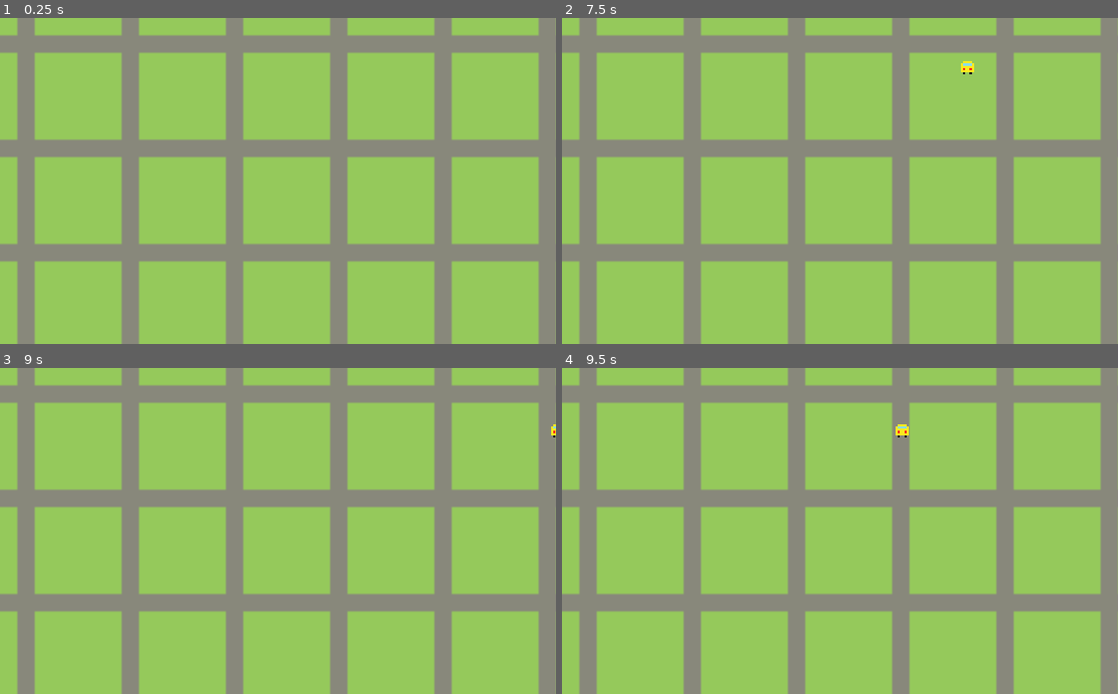
Above: before the commit, frames 1-4 (two rows, left to right).
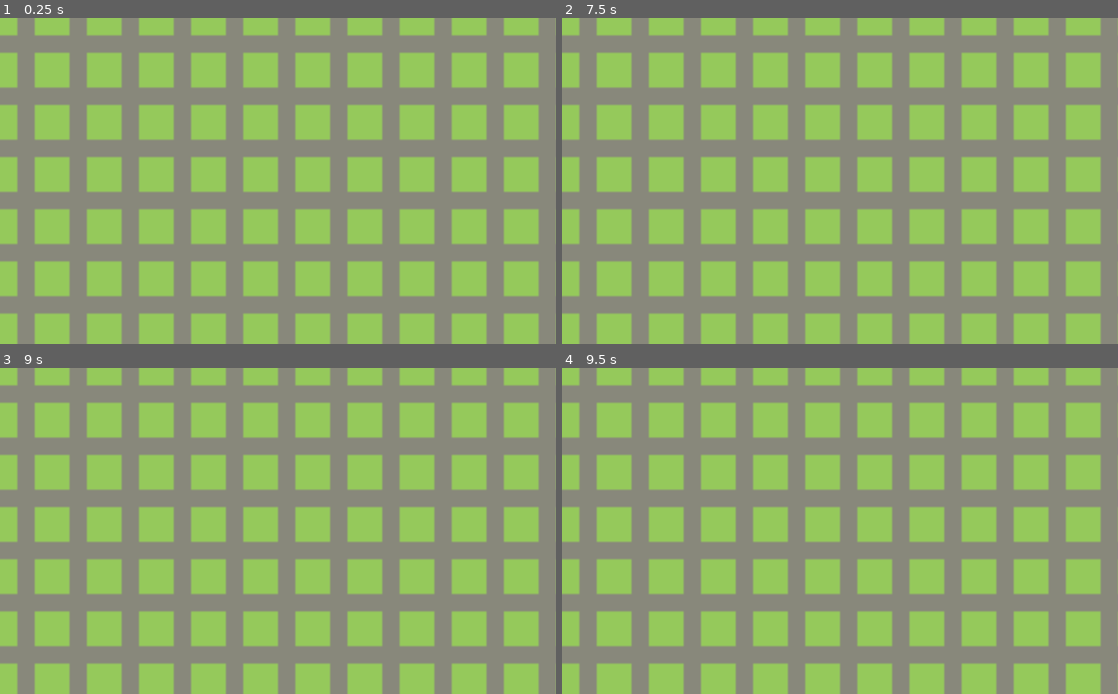
Above: after the commit, the same moments.

Repository: super-repair-bros/super-repair-bros
Game: Godot game, scene res://Scenes/level/level.tscn
Same seed, same stepped clock (60 frames per second), same inputs: the game is played once before the commit and once after it.
Inputs:
- Up to frame 1 (0.25 s): no input
- Up to frame 2 (7.5 s): tap Enter at 0.5, 2, 3.5 s; hold W (up) 0.53-2.03 s; tap Space at 1.25, 2.75, 4.25 s; hold A (left) 2.03-3.53 s; hold S (down) 3.53-4.28 s; hold D (right) 4.28-5.03 s; hold W (up) 5.03-5.78 s; hold D (right) from 5.78 s (still down)
- Up to frame 3 (9 s): release D (right) at 8.03 s; hold S (down) 8.03-8.78 s; hold A (left) from 8.78 s (still down)
- Up to frame 4 (9.5 s): keep holding A (left)

The runs differ from the first frame. In frame 1, 24% of the frame differs, in the area x 0-97%, y 0-100%; in frame 2, 24%; in frame 3, 24%; in frame 4, 24%.

Commit message:
add corrected tile size

Diff:
--- a/Scenes/level/level.tscn
+++ b/Scenes/level/level.tscn
@@ -4,24 +4,24 @@
 [ext_resource path="res://Scenes/level/tiles.gd" type="Script" id=2]
 [ext_resource path="res://Scenes/PlayerCar/PlayerCar.tscn" type="PackedScene" id=3]
 
-[sub_resource type="ConvexPolygonShape2D" id=1]
-points = PoolVector2Array( 16, 16, 0, 16, 0, 0, 16, 0 )
+[sub_resource type="ConvexPolygonShape2D" id=6]
+points = PoolVector2Array( 8, 8, 0, 8, 0, 0, 8, 0 )
 
-[sub_resource type="ConvexPolygonShape2D" id=2]
-points = PoolVector2Array( 48, 16, 32, 16, 32, 0, 48, 0 )
+[sub_resource type="ConvexPolygonShape2D" id=7]
+points = PoolVector2Array( 24, 8, 16, 8, 16, 0, 24, 0 )
 
-[sub_resource type="ConvexPolygonShape2D" id=3]
-points = PoolVector2Array( 48, 48, 32, 48, 32, 32, 48, 32 )
+[sub_resource type="ConvexPolygonShape2D" id=8]
+points = PoolVector2Array( 8, 24, 0, 24, 0, 16, 8, 16 )
 
-[sub_resource type="ConvexPolygonShape2D" id=4]
-points = PoolVector2Array( 0, 32, 16, 32, 16, 48, 0, 48 )
+[sub_resource type="ConvexPolygonShape2D" id=9]
+points = PoolVector2Array( 24, 24, 16, 24, 16, 16, 24, 16 )
 
 [sub_resource type="TileSet" id=5]
 0/name = "crossroads.png 0"
 0/texture = ExtResource( 1 )
 0/tex_offset = Vector2( 0, 0 )
 0/modulate = Color( 1, 1, 1, 1 )
-0/region = Rect2( 0, 0, 48, 48 )
+0/region = Rect2( 0, 0, 24, 24 )
 0/tile_mode = 0
 0/occluder_offset = Vector2( 0, 0 )
 0/navigation_offset = Vector2( 0, 0 )
@@ -29,25 +29,25 @@
 "autotile_coord": Vector2( 0, 0 ),
 "one_way": false,
 "one_way_margin": 1.0,
-"shape": SubResource( 1 ),
+"shape": SubResource( 6 ),
 "shape_transform": Transform2D( 1, 0, 0, 1, 0, 0 )
 }, {
 "autotile_coord": Vector2( 0, 0 ),
 "one_way": false,
 "one_way_margin": 1.0,
-"shape": SubResource( 2 ),
+"shape": SubResource( 7 ),
 "shape_transform": Transform2D( 1, 0, 0, 1, 0, 0 )
 }, {
 "autotile_coord": Vector2( 0, 0 ),
 "one_way": false,
 "one_way_margin": 1.0,
-"shape": SubResource( 3 ),
+"shape": SubResource( 8 ),
 "shape_transform": Transform2D( 1, 0, 0, 1, 0, 0 )
 }, {
 "autotile_coord": Vector2( 0, 0 ),
 "one_way": false,
 "one_way_margin": 1.0,
-"shape": SubResource( 4 ),
+"shape": SubResource( 9 ),
 "shape_transform": Transform2D( 1, 0, 0, 1, 0, 0 )
 } ]
 0/z_index = 0
@@ -56,7 +56,7 @@
 
 [node name="tiles" type="TileMap" parent="."]
 tile_set = SubResource( 5 )
-cell_size = Vector2( 48, 48 )
+cell_size = Vector2( 24, 24 )
 format = 1
 script = ExtResource( 2 )
 
